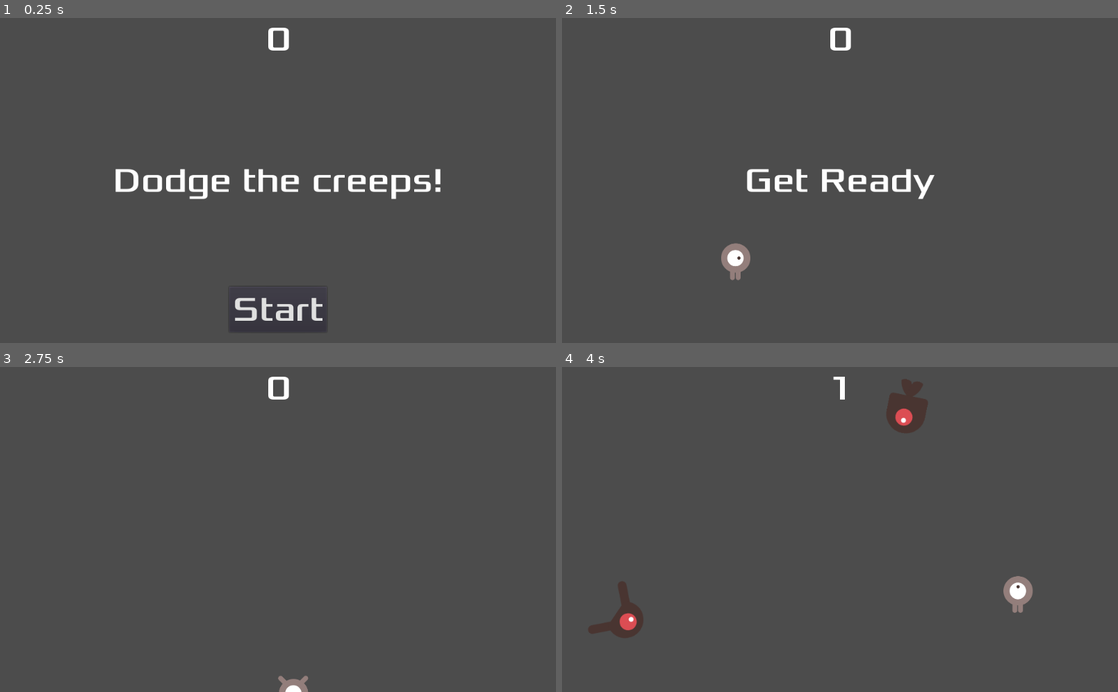
Above: before the commit, frames 1-4 (two rows, left to right).
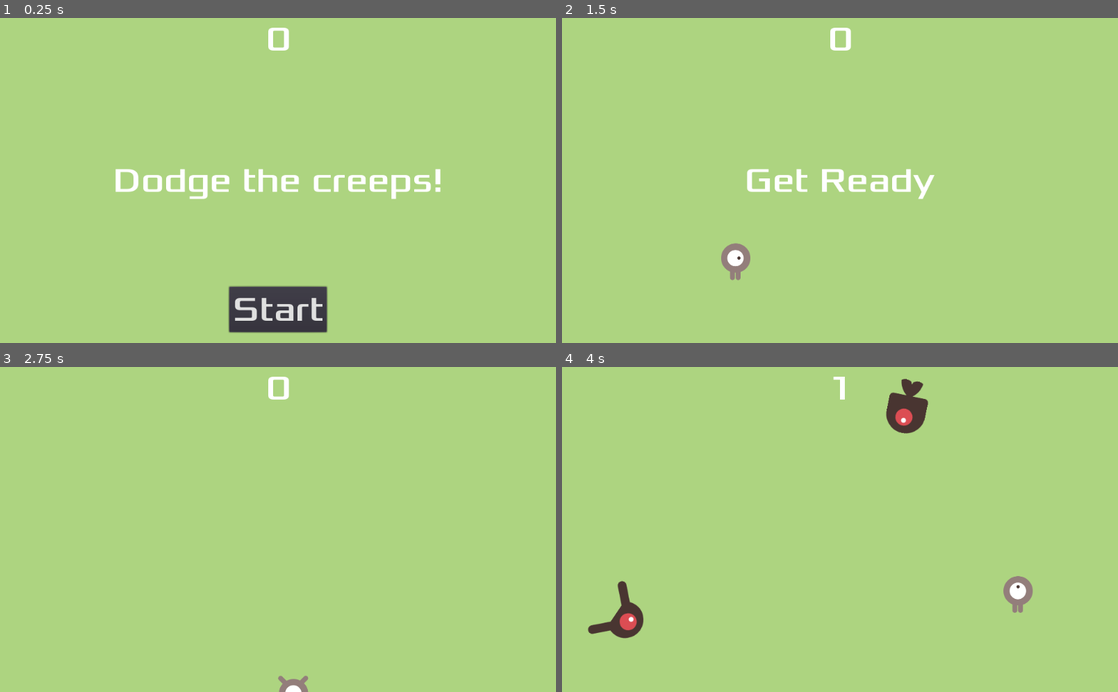
Above: after the commit, the same moments.

Repository: tavofigse/dodge-the-creeps
Game: Godot game, scene res://Main.tscn
Same seed, same stepped clock (60 frames per second), same inputs: the game is played once before the commit and once after it.
Inputs:
- Up to frame 1 (0.25 s): no input
- Up to frame 2 (1.5 s): click "Start" at 0.5 s; tap Enter at 1.25 s; hold Right (ui_right) from 1.28 s (still down)
- Up to frame 3 (2.75 s): release Right (ui_right) at 2.03 s; hold Down (ui_down) from 2.03 s (still down)
- Up to frame 4 (4 s): release Down (ui_down) at 2.78 s; hold Right (ui_right) 2.78-3.53 s; hold Up (ui_up) from 3.53 s (still down)

The runs differ from the first frame. In frame 1, 96% of the frame differs, in the area x 0-100%, y 0-100%; in frame 2, 99%; in frame 3, 100%; in frame 4, 98%.

Commit message:
Adding background to main scene.

Diff:
--- a/HUD.tscn
+++ b/HUD.tscn
@@ -27,7 +27,7 @@
 font_data = ExtResource( 2 )
 _sections_unfolded = [ "Extra Spacing", "Resource", "Settings" ]
 
-[node name="HUD" type="CanvasLayer" index="0"]
+[node name="HUD" type="CanvasLayer"]
 
 layer = 1
 offset = Vector2( 0, 0 )
--- a/Main.tscn
+++ b/Main.tscn
@@ -12,45 +12,63 @@
 "points": PoolVector2Array( 0, 0, 0, 0, 0.749359, 0.105423, 0, 0, 0, 0, 1024.32, 1.34312, 0, 0, 0, 0, 1024.32, 601.624, 0, 0, 0, 0, 1.98706, 601.624, 0, 0, 0, 0, 0.749359, 0.105423 )
 }
 
-[node name="Main" type="Node"]
+[node name="Main" type="Node" index="0"]
 
 script = ExtResource( 1 )
 Mob = ExtResource( 2 )
 
-[node name="Player" parent="." index="0" instance=ExtResource( 3 )]
+[node name="ColorRect" type="ColorRect" parent="." index="0"]
+
+anchor_left = 0.0
+anchor_top = 0.0
+anchor_right = 0.0
+anchor_bottom = 0.0
+margin_top = -1.0
+margin_right = 1027.0
+margin_bottom = 605.0
+rect_pivot_offset = Vector2( 0, 0 )
+rect_clip_content = false
+mouse_filter = 0
+mouse_default_cursor_shape = 0
+size_flags_horizontal = 1
+size_flags_vertical = 1
+color = Color( 0.682353, 0.835294, 0.505882, 1 )
+
+[node name="Player" parent="." index="1" instance=ExtResource( 3 )]
 
 position = Vector2( 249.766, 385.485 )
 
-[node name="MobTimer" type="Timer" parent="." index="1"]
+[node name="MobTimer" type="Timer" parent="." index="2"]
 
 process_mode = 1
 wait_time = 0.5
 one_shot = false
 autostart = false
 
-[node name="ScoreTimer" type="Timer" parent="." index="2"]
+[node name="ScoreTimer" type="Timer" parent="." index="3"]
 
 process_mode = 1
 wait_time = 1.0
 one_shot = false
 autostart = false
 
-[node name="StartTimer" type="Timer" parent="." index="3"]
+[node name="StartTimer" type="Timer" parent="." index="4"]
 
 process_mode = 1
 wait_time = 2.0
 one_shot = true
 autostart = false
 
-[node name="StartPosition" type="Position2D" parent="." index="4"]
+[node name="StartPosition" type="Position2D" parent="." index="5"]
 
 position = Vector2( 240, 450 )
 _sections_unfolded = [ "Transform" ]
 
-[node name="HUD" parent="." index="5" instance=ExtResource( 4 )]
+[node name="HUD" parent="." index="6" instance=ExtResource( 4 )]
 
-[node name="MobPath" type="Path2D" parent="." index="6"]
+[node name="MobPath" type="Path2D" parent="." index="7"]
 
+editor/display_folded = true
 self_modulate = Color( 0.5, 0.6, 1, 0.7 )
 curve = SubResource( 1 )
 
